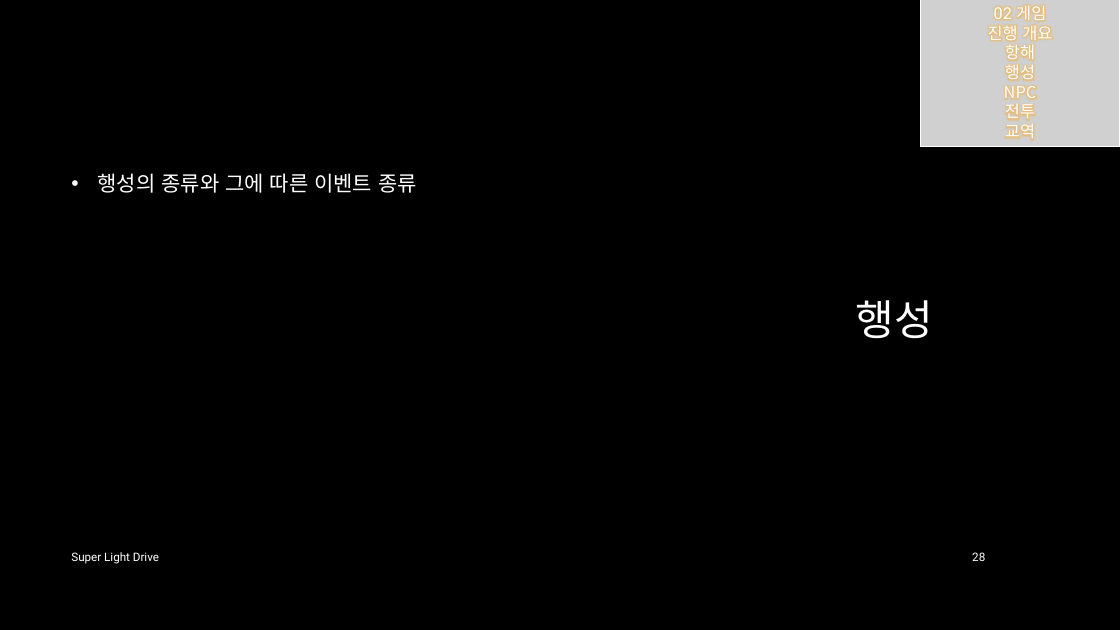
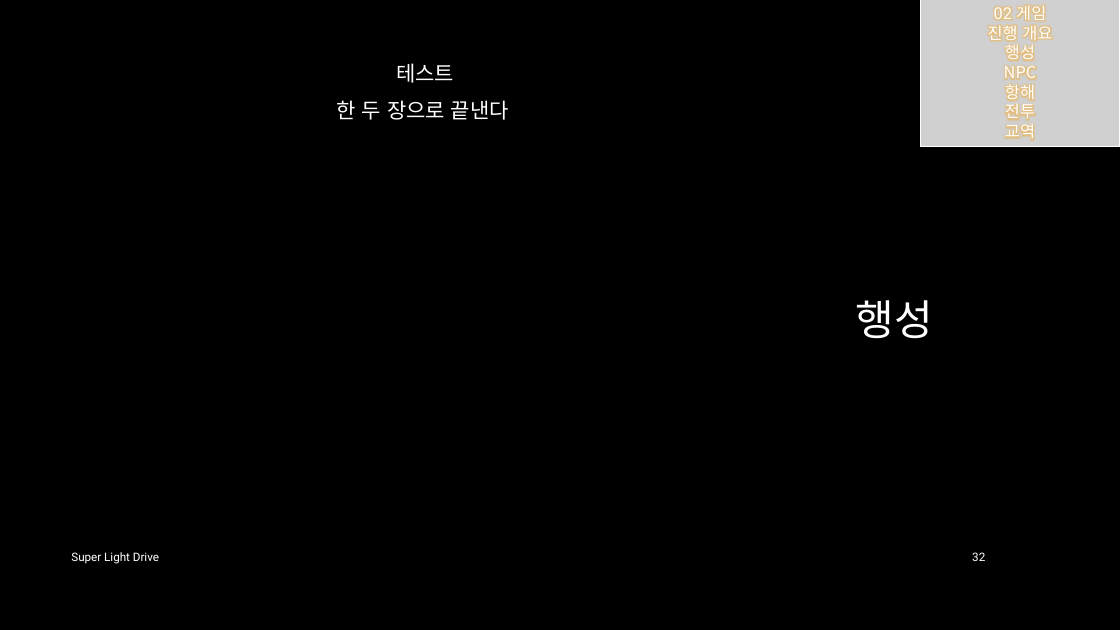
Before and after one commit to iconstudio/2017-Platformer, a slide deck: slide 32 of slides/SuperLightDrive_20171228.pptx (slide 28 before the commit). Drawn at 1120x630 pixels with LibreOffice and Linux fonts; fonts in the diff are those of the drawing; grey boxes stand for pictures; background and template pictures are left out. Boxes give left, top, right and bottom in pixels: in the first picture for what was removed or moved away, otherwise in the second. Text is boxed around its words. In the diff, an @@ line names an element or a change of style, - is before the commit and + after.

```diff
--- a/slides/SuperLightDrive_20171228.pptx
+++ b/slides/SuperLightDrive_20171228.pptx
@@ text in picture at [1005,45,1035,61]: paragraph removed @@
-항해
@@ text at [337,63,509,120]: text changed @@
-• 행성의 종류와 그에 따른 이벤트 종류
+테스트
+한 두 장으로 끝낸다
@@ text in picture at [1005,85,1035,101]: paragraph added @@
+항해
@@ page number at [972,552,985,561]: text changed @@
-28
+32
```
Also in this commit, not shown: 19 other slides changed, 5 slides added.
